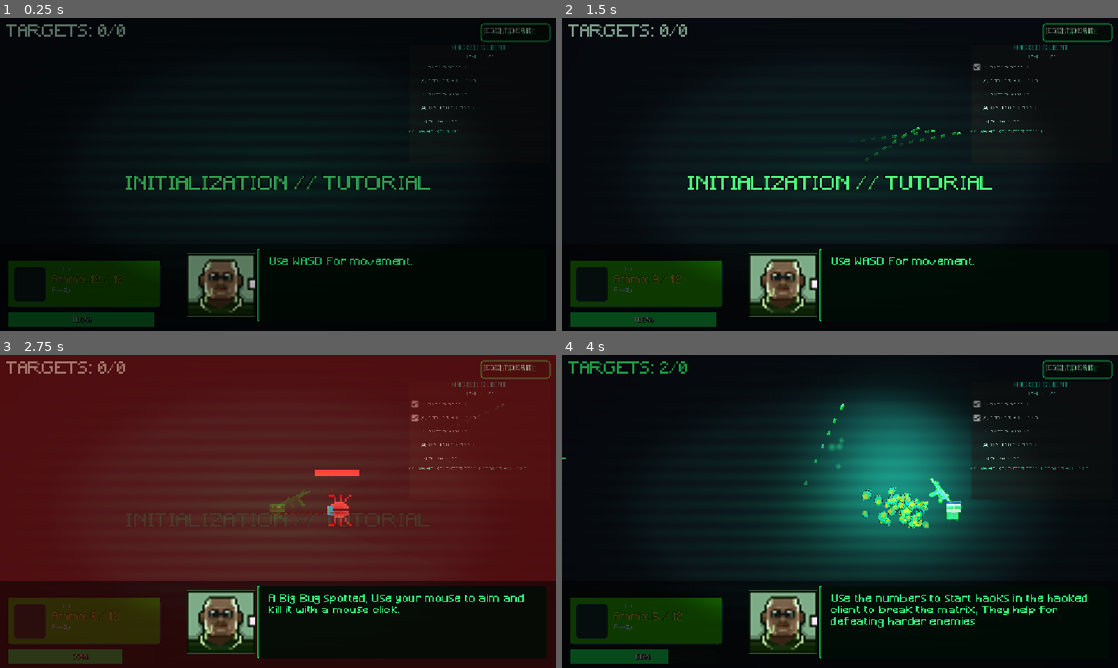
Above: before the commit, frames 1-4 (two rows, left to right).
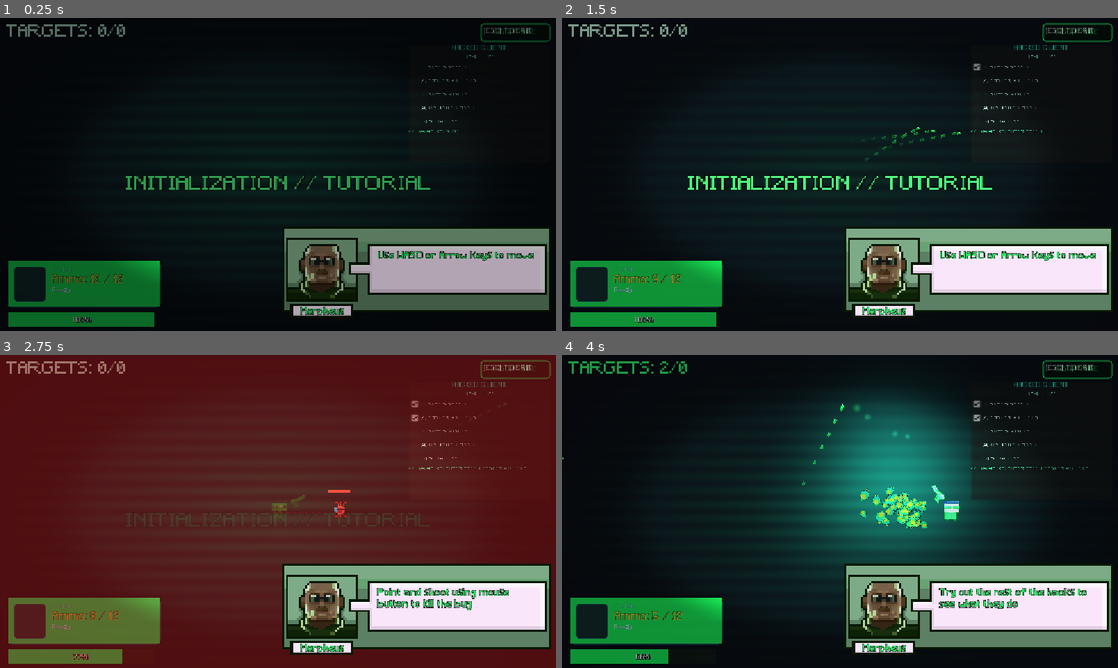
Above: after the commit, the same moments.

Repository: vision-for-change/rules-broken-v2
Game: Godot game, scene res://tutorial.tscn
Two runs of this game, one before a commit and one after it. Both use one fixed random seed, a clock stepped at 60 frames per second and the inputs below. This scene is started directly instead of the project's main scene.
Inputs (mouse positions are in pixels of both pictures, inside the frame that each line leads up to):
- Up to frame 1 (0.25 s): no input
- Up to frame 2 (1.5 s): tap Enter (ui_accept) at 0.5, 0.77 s; move the mouse to (962, 158) at 0.52 s; press the mouse at (962, 158) at 0.53 s; hold Right (move_right) 0.53-1.25 s; tap Space (dash) at 0.6 s; release the mouse at (962, 158) at 1.25 s; click "[1] SUPER SPEED" at 1.25 s
- Up to frame 3 (2.75 s): click "[2] FASTER BULLETS" at 2 s
- Up to frame 4 (4 s): drag from (728, 527) to (1067, 401) at 2.77 s; move the mouse to (895, 442) at 3.52 s; press the mouse at (895, 442) at 3.53 s; hold Right (move_right) from 3.53 s (still down); tap Space (dash) at 3.6 s

The runs differ from the first frame. In frame 1, 18% of the frame differs, in the area x 1-99%, y 67-99%; in frame 2, 18%; in frame 3, 29%, in the area x 0-100%, y 15-100%; in frame 4, 19%.

Commit message:
optimizations

Diff:
--- a/autoloads/GunDatabase.gd
+++ b/autoloads/GunDatabase.gd
@@ -38,9 +38,9 @@
 		"id": "ump",
 		"display_name": "UMP",
 		"description": "Fast SMG burst. Cleaner recoil than the AK.",
-		"damage": 22,
-		"fire_rate": 0.09,
-		"max_ammo": 30,
+		"damage": 12,
+		"fire_rate": 0.15,
+		"max_ammo": 45,
 		"reload_time": 1.8,
 		"bullet_speed": 570.0,
 		"bullet_color": Color(0.7, 0.9, 1.0),
--- a/music.gd
+++ b/music.gd
@@ -1,4 +1,6 @@
 extends Node2D
+
+var tutorialFinished = false
 
 func playglobalsound(filename, volume = -20):
 	print(load(filename))
--- a/music.tscn
+++ b/music.tscn
@@ -6,4 +6,4 @@
 script = ExtResource("1_3h6ak")
 
 [node name="AudioStreamPlayer" type="AudioStreamPlayer" parent="." unique_id=940618794]
-volume_db = -20.0
+volume_db = -15.0
--- a/project.godot
+++ b/project.godot
@@ -14,6 +14,8 @@
 config/description="A systemic rule-exploitation stealth game."
 run/main_scene="res://scenes/ui/IntroSplash.tscn"
 config/features=PackedStringArray("4.6", "GL Compatibility")
+boot_splash/bg_color=Color(0, 0, 0, 1)
+boot_splash/image="uid://wqxwrs55qkrw"
 config/icon="res://icon.svg"
 
 [audio]
@@ -40,6 +42,7 @@
 
 window/size/mode=3
 window/stretch/mode="canvas_items"
+window/vsync/vsync_mode=0
 window/mode=3
 
 [gui]
--- a/scenes/enemy/bugs.gd
+++ b/scenes/enemy/bugs.gd
@@ -10,7 +10,7 @@
 @export var hit_flash_color := Color(1.0, 0.3, 0.3, 1.0)
 const LASER_SCENE := preload("res://scenes/enemy/EnemyLaser.tscn")
 const GHOST_INTERVAL := 0.045
-const GHOST_LIFETIME := 0.16
+const GHOST_LIFETIME := 0.4
 const GHOST_COLOR := Color(0.45, 1.0, 0.65, 0.32)
 const SHARD_COUNT := 8
 const SHATTER_DURATION := 0.22
@@ -39,11 +39,18 @@
 		{"integrity_contribution": -0.03}
 	)
 
+func trigger_particles():
+	var p = $GPUParticles2D.duplicate()
+	add_child(p)
+	p.global_position = $GPUParticles2D.global_position
+	p.emitting = true
+	p.restart()
+	await get_tree().create_timer(p.lifetime).timeout
+	p.queue_free()
+
 func take_damage(amount: int) -> bool:
 	$AudioStreamPlayer2D.play()
 	$AnimationPlayer.play("hit")
-	$GPUParticles2D.restart()
-	$GPUParticles2D.emitting = true
 	if _defeated:
 		return false
 	var final_damage: int = maxi(1, amount)
@@ -51,6 +58,7 @@
 	_update_health_bar()
 	_play_hit_flash()
 	if _health > 0:
+		trigger_particles()
 		return false
 	AudioManager.play_sfx_with_volume("freesound_community-glass-shatter", 0)
 	shatter()
--- a/scenes/enemy/bugs.tscn
+++ b/scenes/enemy/bugs.tscn
@@ -40,8 +40,8 @@
 gravity = Vector3(0, 0, 0)
 damping_min = 5.0
 damping_max = 10.0
-scale_min = 0.03
-scale_max = 0.049999997
+scale_min = 0.02
+scale_max = 0.04
 scale_curve = SubResource("CurveTexture_6m3hg")
 color_ramp = SubResource("GradientTexture1D_5eowu")
 
@@ -155,13 +155,13 @@
 position = Vector2(-1, 0)
 rect = Rect2(-12, -12, 24, 24)
 
-[node name="GPUParticles2D" type="GPUParticles2D" parent="." unique_id=675254091]
+[node name="GPUParticles2D" type="GPUParticles2D" parent="." unique_id=1801651990]
 position = Vector2(-3, 0)
 emitting = false
-amount = 15
 texture = ExtResource("2_5eowu")
 one_shot = true
 explosiveness = 1.0
+randomness = 1.0
 process_material = SubResource("ParticleProcessMaterial_6m3hg")
 
 [node name="LightOccluder2D" type="LightOccluder2D" parent="." unique_id=2033731805]
--- a/scenes/levels/TutorialLevel.gd
+++ b/scenes/levels/TutorialLevel.gd
@@ -58,63 +58,12 @@
 	_instr_label.visible = false
 	_tutorial_canvas.add_child(_instr_label)
 
-	# Background dim for the bottom area
-	var bg = ColorRect.new()
-	bg.set_anchors_preset(Control.PRESET_BOTTOM_WIDE)
-	bg.offset_top = -180
-	bg.color = Color(0, 0, 0, 0.5)
-	_tutorial_canvas.add_child(bg)
-
-	# Morpheus UI Container - Anchored to Bottom Right
-	var morpheus_container := HBoxContainer.new()
-	morpheus_container.name = "MorpheusContainer"
-	morpheus_container.set_anchors_preset(Control.PRESET_BOTTOM_RIGHT)
-	morpheus_container.offset_left = -800
-	morpheus_container.offset_top = -170
-	morpheus_container.offset_right = -20
-	morpheus_container.offset_bottom = -20
-	morpheus_container.alignment = BoxContainer.ALIGNMENT_END
-	_tutorial_canvas.add_child(morpheus_container)
-
-	# Portrait
-	var morpheus_texrect := TextureRect.new()
-	morpheus_texrect.name = "MorpheusSprite"
-	var morpheus_tex := load("res://assets/addmorpheus.png")
-	if morpheus_tex:
-		morpheus_texrect.texture = morpheus_tex
-	morpheus_texrect.custom_minimum_size = Vector2(140, 140)
-	morpheus_texrect.stretch_mode = TextureRect.STRETCH_KEEP_ASPECT_CENTERED
-	morpheus_texrect.expand_mode = TextureRect.EXPAND_IGNORE_SIZE
-	morpheus_container.add_child(morpheus_texrect)
-
-	# Text Box with Enhanced Style
-	var morpheus_box := PanelContainer.new()
-	morpheus_box.name = "MorpheusTextBox"
-	morpheus_box.custom_minimum_size = Vector2(600, 140)
-
-	var box_style = StyleBoxFlat.new()
-	box_style.bg_color = Color(0, 0.05, 0.02, 0.85)
-	box_style.border_width_left = 4
-	box_style.border_color = Color(0.1, 1.0, 0.4, 0.8)
-	box_style.set_corner_radius_all(4)
-	morpheus_box.add_theme_stylebox_override("panel", box_style)
-	morpheus_container.add_child(morpheus_box)
 
 	var margin = MarginContainer.new()
 	margin.add_theme_constant_override("margin_left", 20)
 	margin.add_theme_constant_override("margin_top", 15)
 	margin.add_theme_constant_override("margin_right", 15)
 	margin.add_theme_constant_override("margin_bottom", 15)
-	morpheus_box.add_child(margin)
-
-	var morpheus_label := RichTextLabel.new()
-	morpheus_label.name = "MorpheusLabel"
-	morpheus_label.bbcode_enabled = true
-	morpheus_label.add_theme_font_override("normal_font", preload("res://Minecraft.ttf"))
-	morpheus_label.add_theme_font_size_override("normal_font_size", 24)
-	morpheus_label.add_theme_color_override("default_color", Color(0.2, 1.0, 0.5))
-	morpheus_label.text = ""
-	margin.add_child(morpheus_label)
 
 	var esc_hint = Label.new()
 	esc_hint.text = "[ESC] TO EXIT"
@@ -126,34 +75,26 @@
 	esc_hint.add_theme_color_override("font_color", Color(1, 1, 1, 0.6))
 	_tutorial_canvas.add_child(esc_hint)
 
-func _set_instruction(text: String) -> void:
-	_instr_label.text = text
-	var label = _tutorial_canvas.find_child("MorpheusLabel", true, false)
-	if label:
-		label.clear()
-		label.append_text(text)
 
 func _start_stage(stage: Stage) -> void:
 	_current_stage = stage
-	_clear_stage_nodes()
 
 	match stage:
 		Stage.MOVEMENT:
-			_set_instruction("Use WASD For movement.")
-			EventBus.log("SYSTEM: Awaiting movement signature...", "info")
+			$CanvasLayer/Label.visible = true
 
 		Stage.BUG_COMBAT:
-			_set_instruction("A Big Bug spotted, Use your mouse to aim and kill it with a mouse click.")
+			$CanvasLayer/Label2.visible = true
+			$CanvasLayer/Label.visible = false
 			var bug = BUG_SCENE.instantiate()
+			bug.set("entity_id", "tutorial_bug")
 			bug.position = $Player.position + Vector2(250, 0)
-			bug.set("entity_id", "tutorial_bug")
-			if bug.has_method("set_scale"): bug.call("set_scale", Vector2(2, 2))
-			elif "scale" in bug: bug.scale = Vector2(2, 2)
 			add_child(bug)
 			_stage_nodes.append(bug)
 
 		Stage.SNAKE_COMBAT:
-			_set_instruction("A new enemy snake spotted. Use speed+dash to kill it.")
+			$CanvasLayer/Label2.visible = false
+			$CanvasLayer/Label3.visible = true
 			var snake = SNAKE_SCENE.instantiate()
 			snake.position = $Player.position + Vector2(200, 0)
 			snake.set("entity_id", "tutorial_snake")
@@ -164,11 +105,11 @@
 			var players = get_tree().get_nodes_in_group("player")
 			if not players.is_empty():
 				var player = players[0]
-				# Enable super speed automatically for this part so dash-kill works
-				player.call("set_hacked_client_modes", true, false, false, false, false, false)
+				player.call("set_hacked_client_modes", false, false, false, false, false, false)
 
 		Stage.HACK_MENU:
-			_set_instruction("Use the numbers to start hacks in the hacked client to break the matrix, They help for defeating harder enemies")
+			$CanvasLayer/Label3.visible = false
+			$CanvasLayer/Label4.visible = true
 			EventBus.log("HACKING INTERFACE ONLINE", "exploit")
 			# Reset hacks so they have to try one
 			var players = get_tree().get_nodes_in_group("player")
@@ -178,7 +119,9 @@
 			_check_for_hack_activation()
 
 		Stage.DONE:
-			_set_instruction("You are ready to go!")
+			$CanvasLayer/Label4.visible = false
+			$CanvasLayer/Label5.visible = true
+			Music.tutorialFinished = true
 			_show_advanced_completion_ui()
 
 func _check_for_hack_activation() -> void:
@@ -275,7 +218,7 @@
 	vbox.add_child(title)
 
 	var desc = Label.new()
-	desc.text = "System initialized. Agent certified for field operations.\n\nReady to enter the Mainframe?"
+	desc.text = "You are the one. Ready to hack the Matrix?"
 	desc.horizontal_alignment = HORIZONTAL_ALIGNMENT_CENTER
 	desc.autowrap_mode = TextServer.AUTOWRAP_WORD
 	desc.add_theme_font_override("font", preload("res://Minecraft.ttf"))
@@ -283,7 +226,7 @@
 	vbox.add_child(desc)
 
 	var menu_btn = Button.new()
-	menu_btn.text = " PROCEED TO MAIN MENU "
+	menu_btn.text = "Main Menu"
 	menu_btn.custom_minimum_size = Vector2(250, 50)
 	menu_btn.add_theme_font_override("font", preload("res://Minecraft.ttf"))
 	menu_btn.add_theme_font_size_override("font_size", 20)
@@ -295,8 +238,6 @@
 	_completion_popup.pivot_offset = Vector2(250, 150)
 	create_tween().tween_property(_completion_popup, "scale", Vector2.ONE, 0.4).set_trans(Tween.TRANS_BACK)
 
-	AudioManager.play_sfx("dragon-studio-cinematic-boom")
-
 func _clear_stage_nodes() -> void:
 	for n in _stage_nodes:
 		if is_instance_valid(n):
--- a/scenes/player/Player.gd
+++ b/scenes/player/Player.gd
@@ -241,8 +241,14 @@
 		bullet.set_damage(damage)
 	AudioManager.play_sfx("universfield-gunshot")
 	$AnimationPlayer.play("shoot")
-	$Sprite2D/GPUParticles2D.restart()
-	$Sprite2D/GPUParticles2D.emitting = true
+	var p = $Sprite2D/GPUParticles2D.duplicate()
+	$Sprite2D.add_child(p)
+	p.global_position = $Sprite2D/GPUParticles2D.global_position
+	p.emitting = true
+	p.restart()
+	await get_tree().create_timer(p.lifetime).timeout
+	p.queue_free()
+
 	ScreenFX.screen_shake(SHOOT_SHAKE_INTENSITY, SHOOT_SHAKE_DURATION)
 
 func _do_interact() -> void:
--- a/scenes/player/Player.tscn
+++ b/scenes/player/Player.tscn
@@ -4,7 +4,7 @@
 [ext_resource type="Texture2D" uid="uid://b4xpdbtem356a" path="res://assets/sprites/65bd3cd054af5c81b917a77e_Green Gradient Image (1).png" id="2_tpg5x"]
 [ext_resource type="Script" uid="uid://c8i75u04u3dmu" path="res://scenes/player/Inventory.gd" id="3_4kuee"]
 [ext_resource type="Texture2D" uid="uid://mk2lre3523uj" path="res://assets/sprites/pixilart-sprite.webp" id="4_524rm"]
-[ext_resource type="Texture2D" uid="uid://bvuki248c6gc4" path="res://assets/UMP.webp" id="4_pn6s4"]
+[ext_resource type="Texture2D" uid="uid://5thoi1jvta6w" path="res://assets/matrix_gun.webp" id="4_pn6s4"]
 [ext_resource type="Texture2D" uid="uid://c6rx5wui55fw3" path="res://assets/sprites/costume3.svg" id="6_c3xxp"]
 [ext_resource type="AudioStream" uid="uid://bl3jr4qbpxc57" path="res://Sounds/daviddumaisaudio-explosive-glass-shattering-09-190267.mp3" id="7_npwbq"]
 [ext_resource type="AudioStream" uid="uid://bbedi33b2r616" path="res://Sounds/freesound_community-hurt_c_08-102842.mp3" id="8_v42im"]
@@ -39,8 +39,8 @@
 [sub_resource type="ParticleProcessMaterial" id="ParticleProcessMaterial_pn6s4"]
 particle_flag_disable_z = true
 direction = Vector3(0, 0, 0)
-initial_velocity_min = 200.0
-initial_velocity_max = 500.0
+initial_velocity_min = 750.0
+initial_velocity_max = 1000.0
 gravity = Vector3(0, 0, 0)
 damping_min = 5.0
 damping_max = 10.0
@@ -137,7 +137,7 @@
 "times": PackedFloat32Array(0, 0.22, 0.5),
 "transitions": PackedFloat32Array(1, 1, 1),
 "update": 0,
-"values": [0.5, 3.0, 0.5]
+"values": [0.5, 5.0, 0.5]
 }
 
 [sub_resource type="Animation" id="Animation_c3xxp"]
@@ -222,7 +222,7 @@
 texture = ExtResource("4_pn6s4")
 
 [node name="GPUParticles2D" type="GPUParticles2D" parent="Sprite2D" unique_id=770054466]
-position = Vector2(11.520004, -4)
+position = Vector2(14.080004, -2.6666665)
 scale = Vector2(1.28, 1.3333334)
 emitting = false
 amount = 4
--- a/scenes/ui/HUD.tscn
+++ b/scenes/ui/HUD.tscn
@@ -303,7 +303,7 @@
 
 [node name="Accent" type="ColorRect" parent="WeaponDisplay/Panel" unique_id=420524691]
 layout_mode = 2
-color = Color(0.17029431, 0.733232, 0, 1)
+color = Color(0.101960786, 0.9490196, 0.34901962, 1)
 
 [node name="Margin" type="MarginContainer" parent="WeaponDisplay/Panel" unique_id=345884376]
 layout_mode = 2
--- a/tutorial.tscn
+++ b/tutorial.tscn
@@ -3,6 +3,9 @@
 [ext_resource type="Script" uid="uid://cmdq0wupyhvlw" path="res://scenes/levels/TutorialLevel.gd" id="1_script"]
 [ext_resource type="PackedScene" uid="uid://hud002" path="res://scenes/ui/HUD.tscn" id="2_ehuit"]
 [ext_resource type="PackedScene" uid="uid://player001" path="res://scenes/player/Player.tscn" id="3_5mrt3"]
+[ext_resource type="Texture2D" uid="uid://bmkl6ubtc332i" path="res://assets/morpheus.webp" id="4_rwowx"]
+[ext_resource type="Theme" path="res://themes/default_theme.tres" id="5_hu44a"]
+[ext_resource type="FontFile" uid="uid://22ew4q7c4l5v" path="res://Minecraft.ttf" id="6_hu44a"]
 
 [node name="tutorial" type="Node2D" unique_id=414355170]
 texture_filter = 1
@@ -21,3 +24,120 @@
 position = Vector2(100, 100)
 
 [node name="Walls" type="Node2D" parent="." unique_id=1661736344]
+
+[node name="CanvasLayer" type="CanvasLayer" parent="." unique_id=760848308]
+layer = 100
+
+[node name="Sprite2D" type="Sprite2D" parent="CanvasLayer" unique_id=1073452036]
+position = Vector2(863.37506, 540.59375)
+scale = Vector2(4.34961, 4.2685547)
+texture = ExtResource("4_rwowx")
+
+[node name="Label" type="Label" parent="CanvasLayer" unique_id=1791407797]
+visible = false
+anchors_preset = -1
+anchor_right = 0.3012153
+anchor_bottom = 0.06944445
+offset_left = 782.0
+offset_top = 484.0
+offset_right = 782.0
+offset_bottom = 484.0
+theme = ExtResource("5_hu44a")
+theme_type_variation = &"HeaderSmall"
+theme_override_colors/font_color = Color(0.101960786, 0.9490196, 0.34901962, 1)
+theme_override_colors/font_outline_color = Color(0, 0, 0, 1)
+theme_override_constants/outline_size = 3
+text = "Use WASD or Arrow Keys to move"
+metadata/_edit_use_anchors_ = true
+
+[node name="Label2" type="Label" parent="CanvasLayer" unique_id=1563921922]
+visible = false
+anchors_preset = -1
+anchor_right = 0.2925347
+anchor_bottom = 0.06944445
+offset_left = 782.0
+offset_top = 484.0
+offset_right = 782.0
+offset_bottom = 484.0
+theme_type_variation = &"HeaderSmall"
+theme_override_colors/font_color = Color(0.101960786, 0.9490196, 0.34901962, 1)
+theme_override_colors/font_outline_color = Color(0, 0, 0, 1)
+theme_override_constants/outline_size = 3
+theme_override_fonts/font = ExtResource("6_hu44a")
+text = "Point and shoot using mouse button to kill the bug"
+autowrap_mode = 3
+metadata/_edit_use_anchors_ = true
+
+[node name="Label3" type="Label" parent="CanvasLayer" unique_id=2005236092]
+visible = false
+anchors_preset = -1
+anchor_right = 0.2925347
+anchor_bottom = 0.06944445
+offset_left = 782.0
+offset_top = 484.0
+offset_right = 782.0
+offset_bottom = 484.0
+theme = ExtResource("5_hu44a")
+theme_type_variation = &"HeaderSmall"
+theme_override_colors/font_color = Color(0.101960786, 0.9490196, 0.34901962, 1)
+theme_override_colors/font_outline_color = Color(0, 0, 0, 1)
+theme_override_constants/outline_size = 3
+theme_override_fonts/font = ExtResource("6_hu44a")
+text = "Use the hacked client to activate \"Super Speed\" and dash into the worm to kill it"
+autowrap_mode = 3
+metadata/_edit_use_anchors_ = true
+
+[node name="Label4" type="Label" parent="CanvasLayer" unique_id=240037118]
+visible = false
+anchors_preset = -1
+anchor_right = 0.2925347
+anchor_bottom = 0.06944445
+offset_left = 782.0
+offset_top = 484.0
+offset_right = 782.0
+offset_bottom = 484.0
+theme = ExtResource("5_hu44a")
+theme_type_variation = &"HeaderSmall"
+theme_override_colors/font_color = Color(0.101960786, 0.9490196, 0.34901962, 1)
+theme_override_colors/font_outline_color = Color(0, 0, 0, 1)
+theme_override_constants/outline_size = 3
+theme_override_fonts/font = ExtResource("6_hu44a")
+text = "Try out the rest of the hacks to see what they do"
+autowrap_mode = 3
+metadata/_edit_use_anchors_ = true
+
+[node name="Label5" type="Label" parent="CanvasLayer" unique_id=1905233253]
+visible = false
+anchors_preset = -1
+anchor_right = 0.2925347
+anchor_bottom = 0.06944445
+offset_left = 782.0
+offset_top = 484.0
+offset_right = 782.0
+offset_bottom = 484.0
+theme = ExtResource("5_hu44a")
+theme_type_variation = &"HeaderSmall"
+theme_override_colors/font_color = Color(0.101960786, 0.9490196, 0.34901962, 1)
+theme_override_colors/font_outline_color = Color(0, 0, 0, 1)
+theme_override_constants/outline_size = 3
+theme_override_fonts/font = ExtResource("6_hu44a")
+text = "You are ready to go"
+autowrap_mode = 3
+metadata/_edit_use_anchors_ = true
+
+[node name="Label6" type="Label" parent="CanvasLayer" unique_id=1353729510]
+anchors_preset = -1
+anchor_right = 0.07899305
+anchor_bottom = 0.030864198
+offset_left = 623.0
+offset_top = 599.0
+offset_right = 623.0
+offset_bottom = 599.0
+theme = ExtResource("5_hu44a")
+theme_type_variation = &"HeaderSmall"
+theme_override_colors/font_color = Color(0.101960786, 0.9490196, 0.34901962, 1)
+theme_override_colors/font_outline_color = Color(0, 0, 0, 1)
+theme_override_constants/outline_size = 3
+theme_override_fonts/font = ExtResource("6_hu44a")
+text = "Morpheus"
+metadata/_edit_use_anchors_ = true
